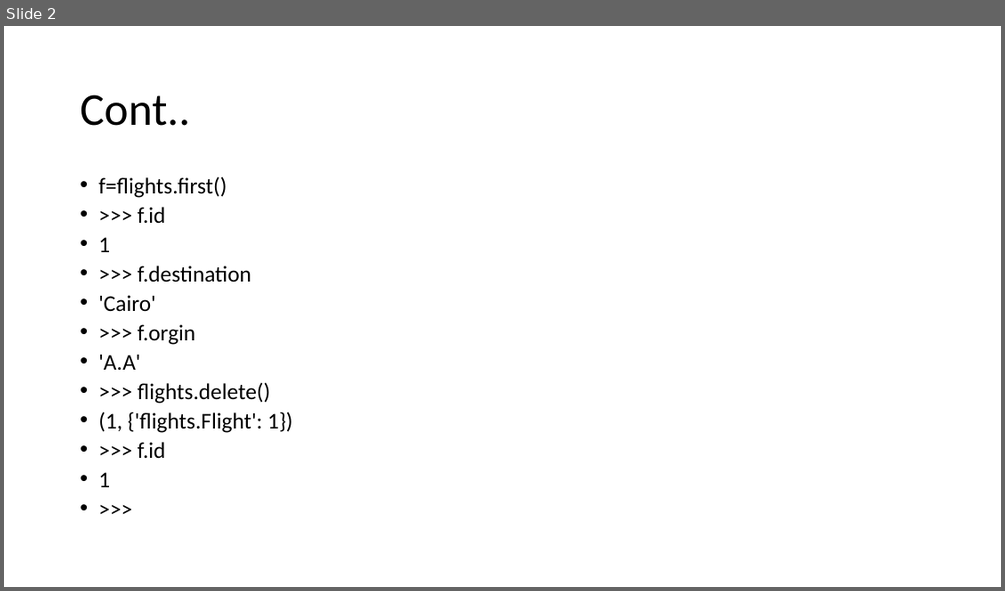
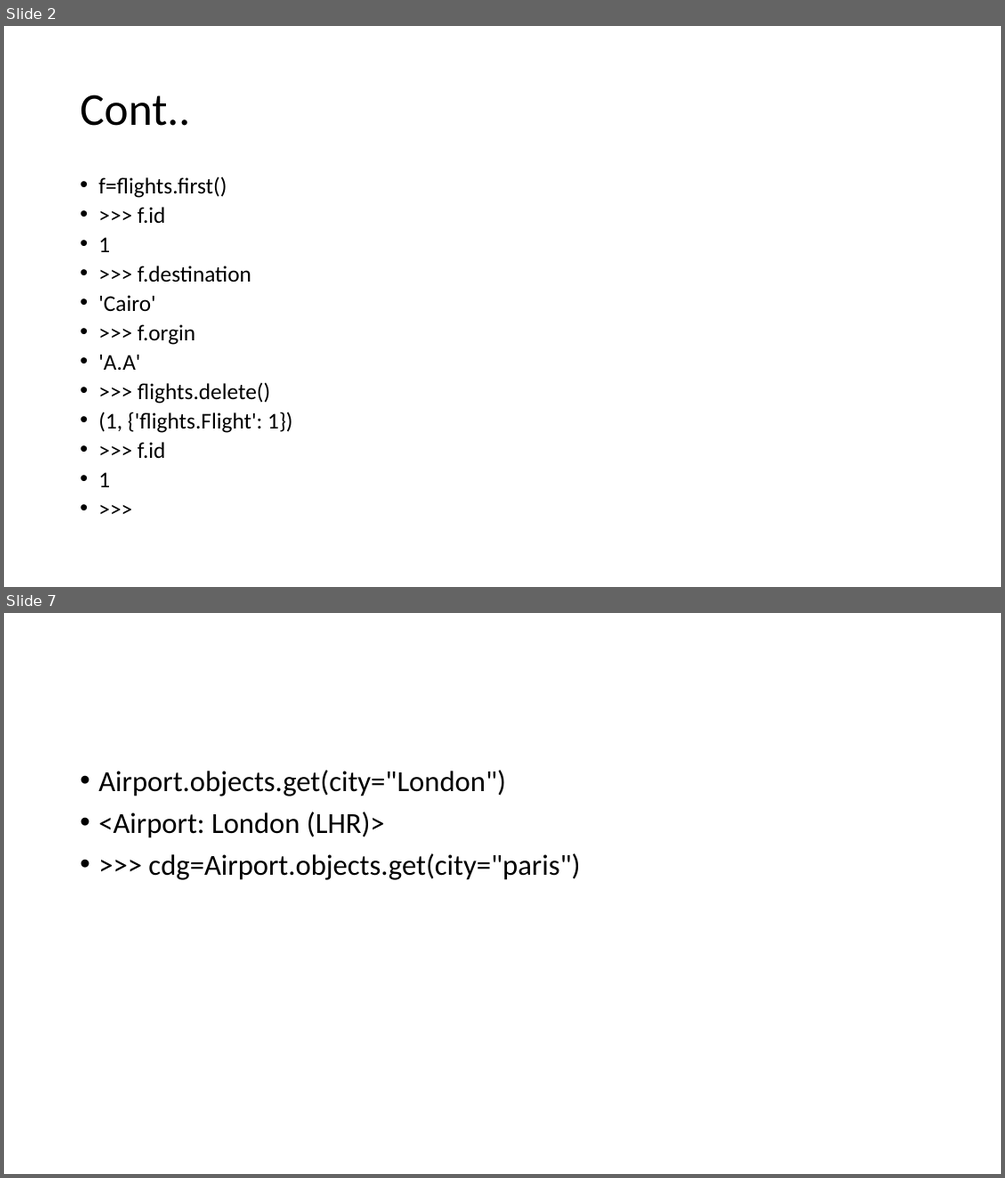
Before and after one commit to Yohannes1273/airline, a slide deck: cmd.pptx. Shown one above the other, each under a label of ours: slide 2 before the commit, slides 2 and 7 after it; the slides between them are not shown. The pictures are 1005x591 and 1005x1178 pixels, drawn with LibreOffice and Linux fonts; fonts in the diff are those of the drawing. Boxes give left, top, right and bottom in pixels: in the first picture for what was removed or moved away, otherwise in the second. Text is boxed around its words. In the diff, an @@ line names an element or a change of style, - is before the commit and + after.

```diff
--- a/cmd.pptx
+++ b/cmd.pptx
@@ slide 7 added at (4,613,1001,1174), background #FFFFFF @@
@@ text added at (98,770,580,880), 28 pt, text #000000 @@
+• Airport.objects.get(city="London")
+• <Airport: London (LHR)>
+• >>> cdg=Airport.objects.get(city="paris")
```
Also in this commit, not shown: 5 other slides added, 6 other files.
